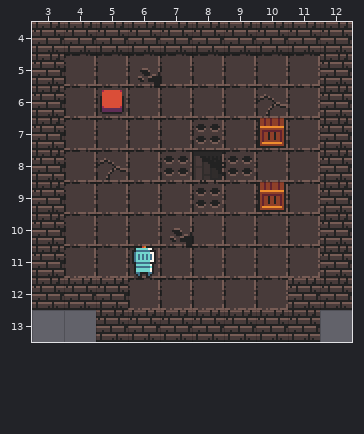
Two versions of a level (Tiled map, Project/Assets/1.tmx). The picture above was drawn from the file before the commit.
Cells are 16x16 px. Shown: x 3..12, y 4..13.
The result:
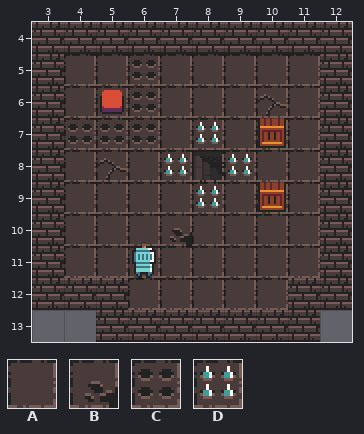
Key: from "tileset_final": A 29, B 38, C 44, D 47.
_ is an empty cell.
From old to new:
Layer "BG":
y 5: x 6 B -> C
y 6: x 6 A -> C
y 7: x 4..6 AAA -> CCC; x 8 C -> D
y 8: x 7 C -> D; x 9 C -> D
y 9: x 8 C -> D
Pixel boxes of the changes (left, top, right, bottom) in both pictures:
changed: (68, 60, 250, 206)
